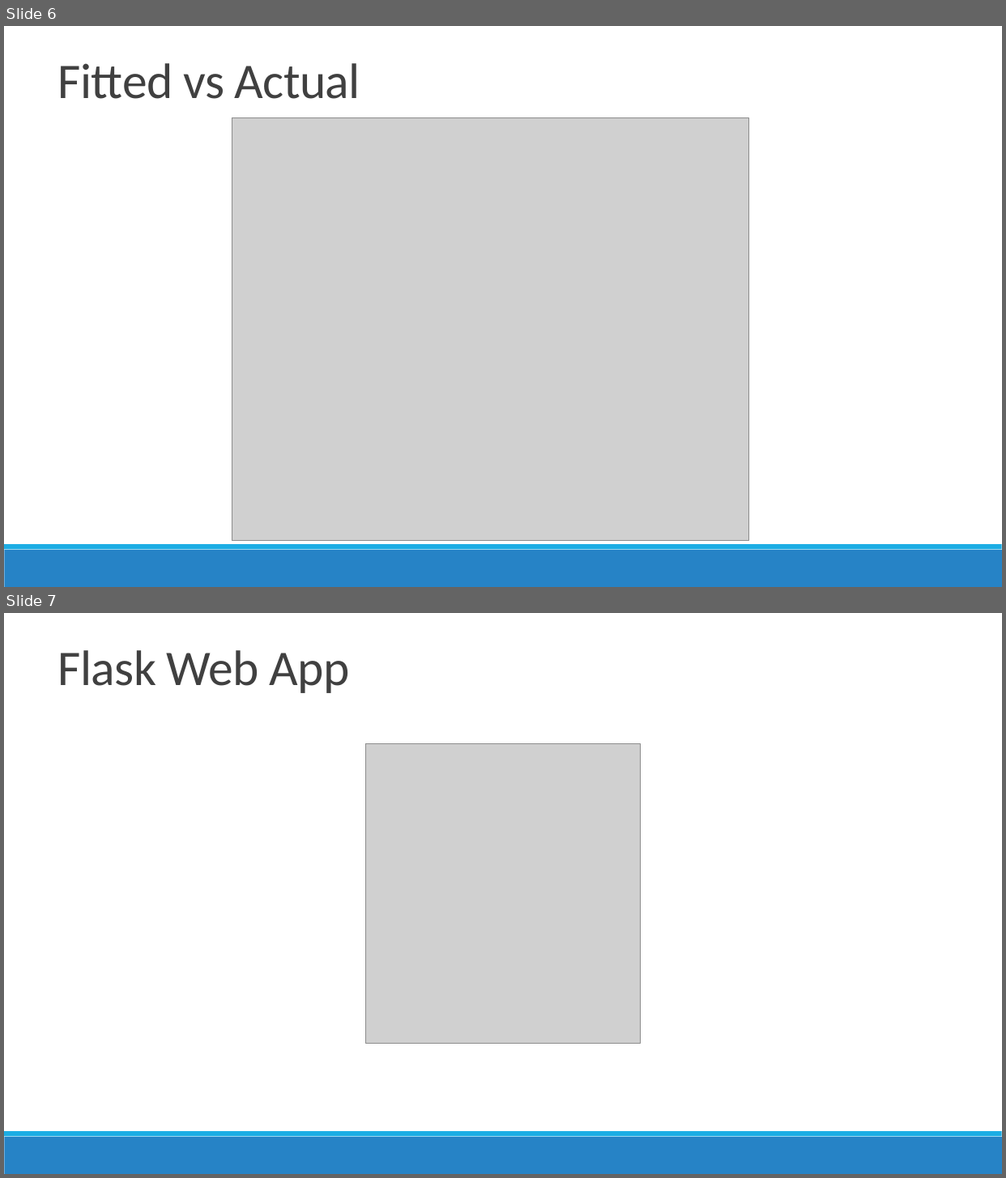
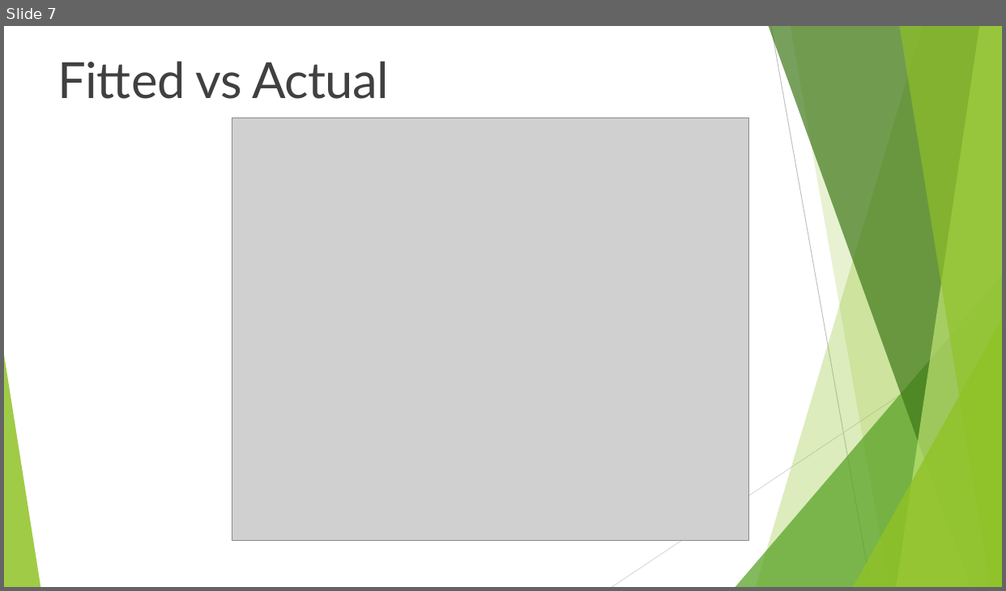
Before and after one commit to FiascoTK/Engineering, a slide deck: Engineering-Presentation-Billy-Paulson.pptx. Shown one above the other, each under a label of ours: slides 6 and 7 before the commit, slide 7 after it. The pictures are 1006x1178 and 1006x591 pixels, drawn with LibreOffice and Linux fonts; fonts in the diff are those of the drawing; grey boxes stand for pictures. Boxes give left, top, right and bottom in pixels: in the first picture for what was removed or moved away, otherwise in the second. Text is boxed around its words. In the diff, an @@ line names an element or a change of style, - is before the commit and + after.

```diff
--- a/Engineering-Presentation-Billy-Paulson.pptx
+++ b/Engineering-Presentation-Billy-Paulson.pptx
@@ slide 7 removed at [4, 613, 1002, 1174], background #FFFFFF; not listed: 2 template elements that a slide beside it also shows @@
@@ text removed at [58, 650, 350, 693] @@
-Flask Web App
@@ picture removed at [365, 744, 641, 1043] @@
@@ what was slide 6 is now slide 7 @@
@@ slide 7 changed as well @@
@@ text "Fitted vs Actual" at [58, 61, 389, 99]: font Calibri to Lato @@
@@ group added at [4, 26, 1002, 587]: 5 freeform shapes, 3 triangles, 2 lines @@
@@ rectangle removed at [4, 550, 1002, 587] @@
@@ rectangle removed at [4, 544, 1002, 550] @@
```
Also in this commit, not shown: 3 other slides changed, 3 slides added, 4 other slides removed, 3 other files.
